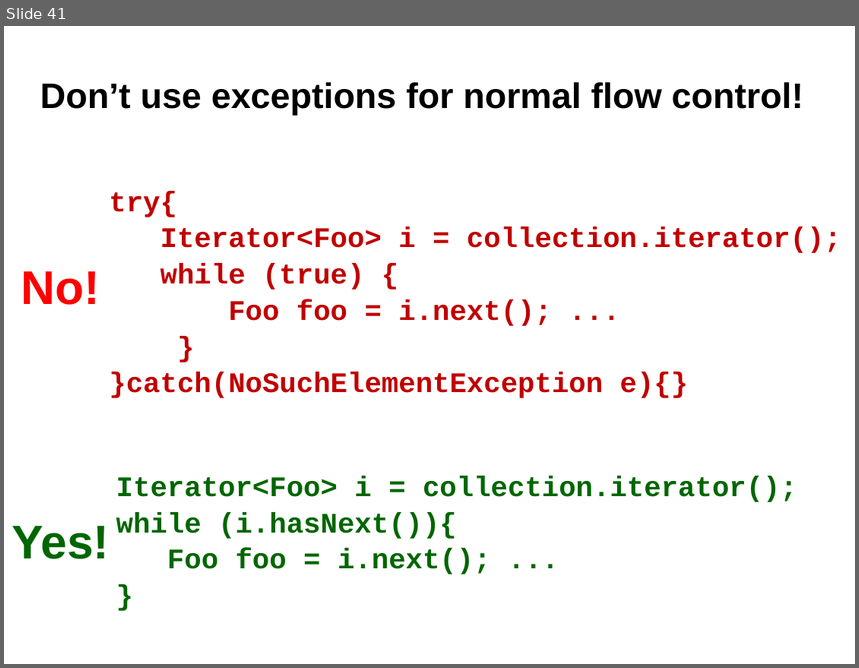
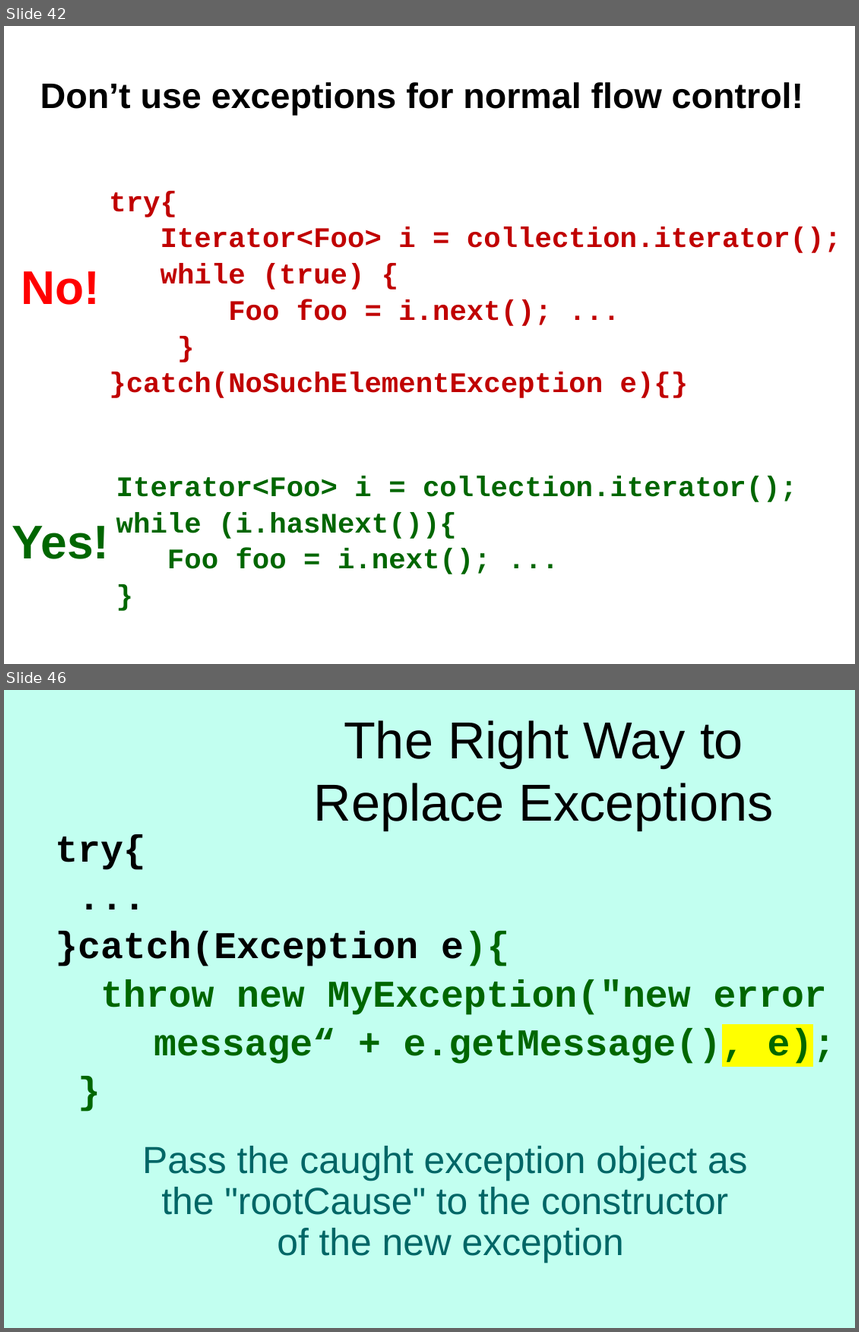
Before and after one commit to Cy-FairCS/cs3, a slide deck: u02d_exceptions/notes/a_Java Exceptions.pptx. Shown one above the other, each under a label of ours: slide 41 before the commit, slides 42 and 46 after it; the slides between them are not shown. The pictures are 859x668 and 859x1332 pixels, drawn with LibreOffice and Linux fonts; fonts in the diff are those of the drawing. Boxes give left, top, right and bottom in pixels: in the first picture for what was removed or moved away, otherwise in the second. Text is boxed around its words. In the diff, an @@ line names an element or a change of style, - is before the commit and + after.

Commit message:
Updated exceptions ppts

```diff
--- a/u02d_exceptions/notes/a_Java Exceptions.pptx
+++ b/u02d_exceptions/notes/a_Java Exceptions.pptx
@@ slide 46 added at [4, 690, 855, 1328], background #C2FFF0 @@
@@ title added at [314, 720, 774, 830], 44 pt, text #000000 @@
+The Right Way to Replace Exceptions
@@ text added at [55, 834, 836, 1263], 32 pt, text #006666, bold @@
+try{
+...
+}catch(Exception e){
+throw new MyException("new error
+message“ + e.getMessage(), e);
+}
+Pass the caught exception object as
+the "rootCause" to the constructor
+of the new exception
@@ what was slide 41 is now slide 42 @@
```
Also in this commit, not shown: 5 slides changed, 4 other slides added, 2 slides removed, 1 other file.
